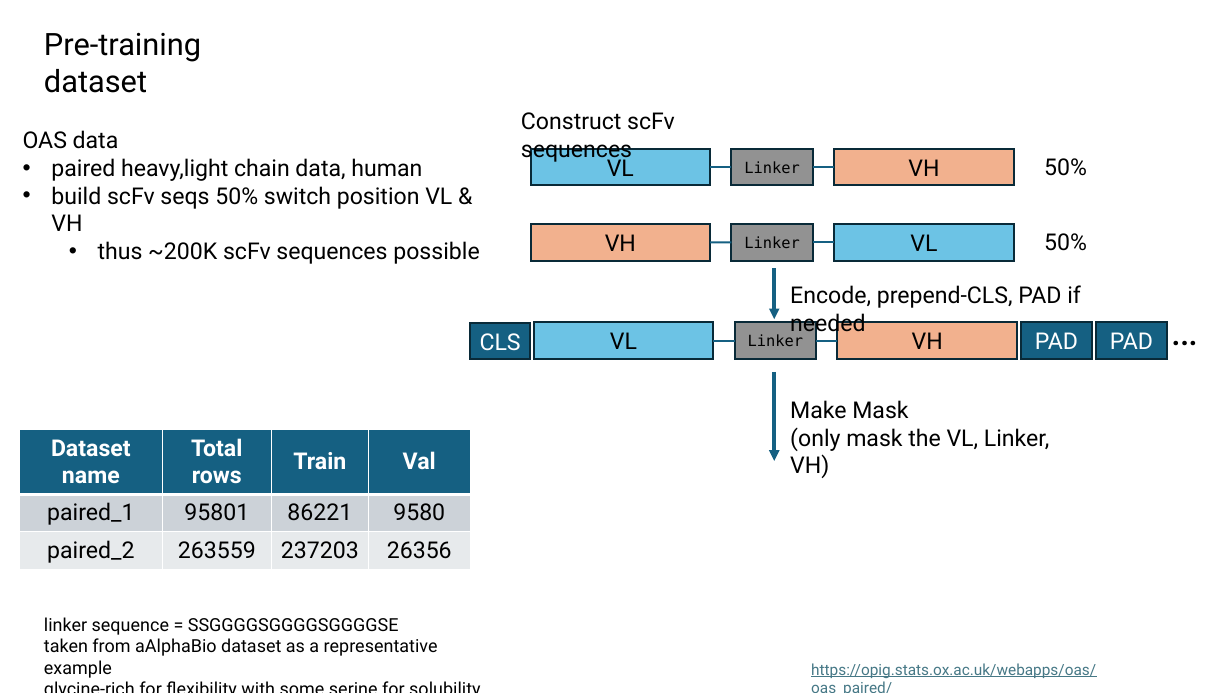
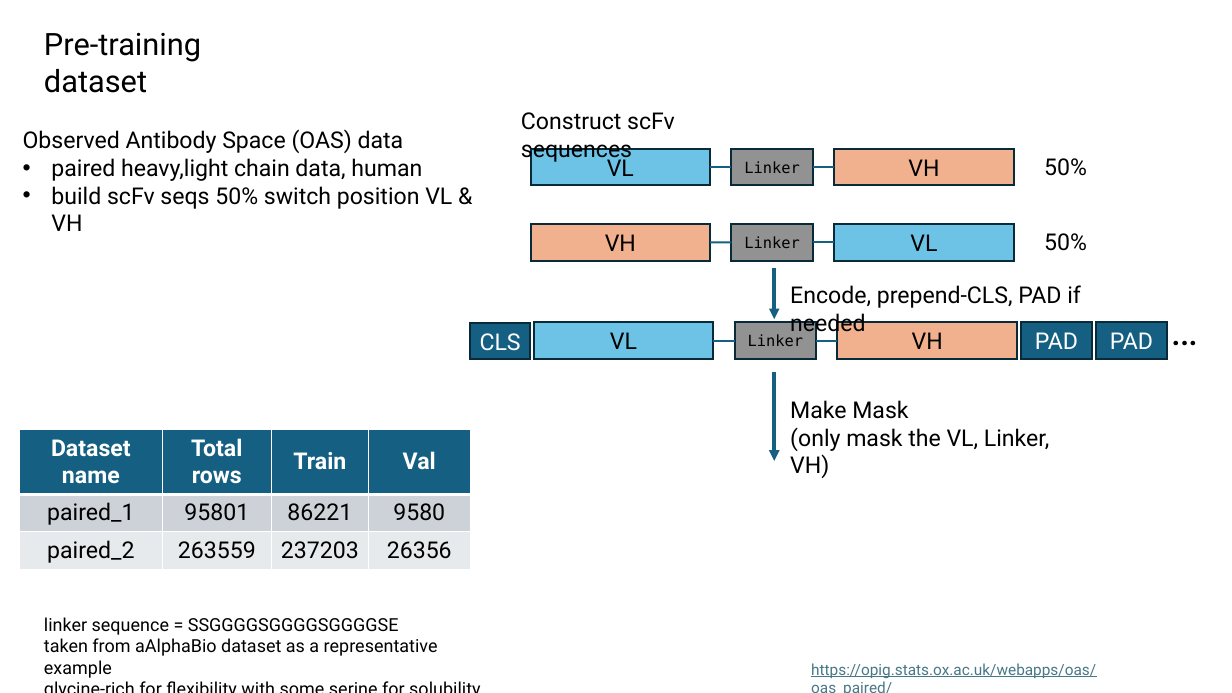
Before and after one commit to planaria158/BERT-antibody-antigen-binding-energy, a slide deck: slide 26 of Homework-aAlphaBio.pptx (slide 25 before the commit). Drawn at 1232x693 pixels with LibreOffice and Linux fonts; fonts in the diff are those of the drawing. Boxes give left, top, right and bottom in pixels: in the first picture for what was removed or moved away, otherwise in the second. Text is boxed around its words. In the diff, an @@ line names an element or a change of style, - is before the commit and + after.

```diff
--- a/Homework-aAlphaBio.pptx
+++ b/Homework-aAlphaBio.pptx
@@ text at <box>23,129,404,153</box>: text changed @@
-OAS data
+Observed Antibody Space (OAS) data
@@ text at <box>98,241,479,264</box>: paragraph removed @@
-  • thus ~200K scFv sequences possible
```
Also in this commit, not shown: 5 other slides changed, 1 slide added, 5 other files.
